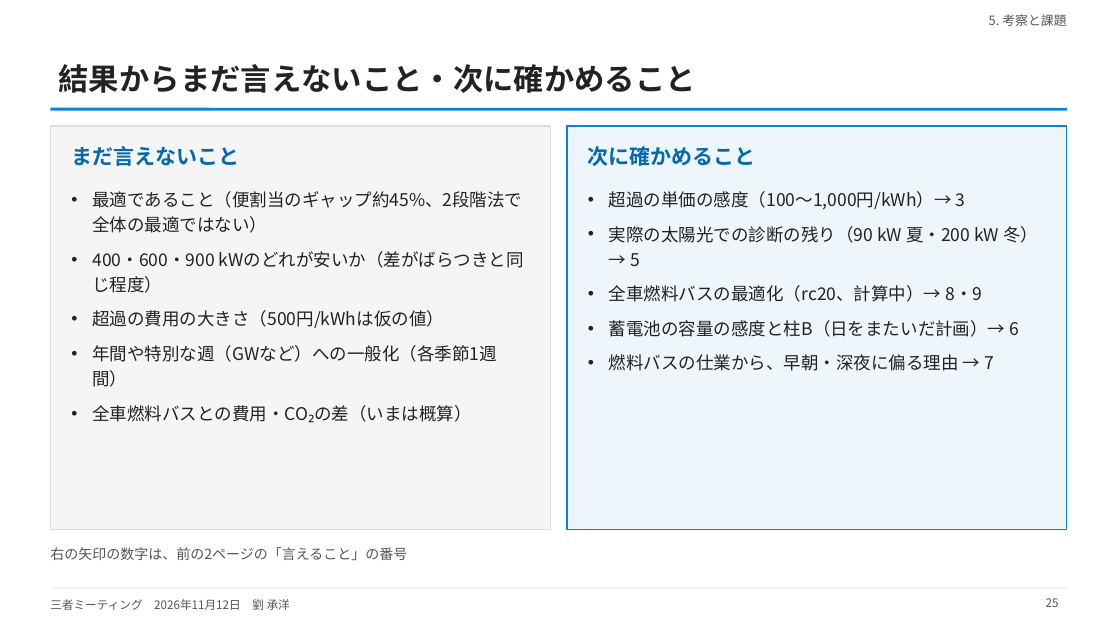
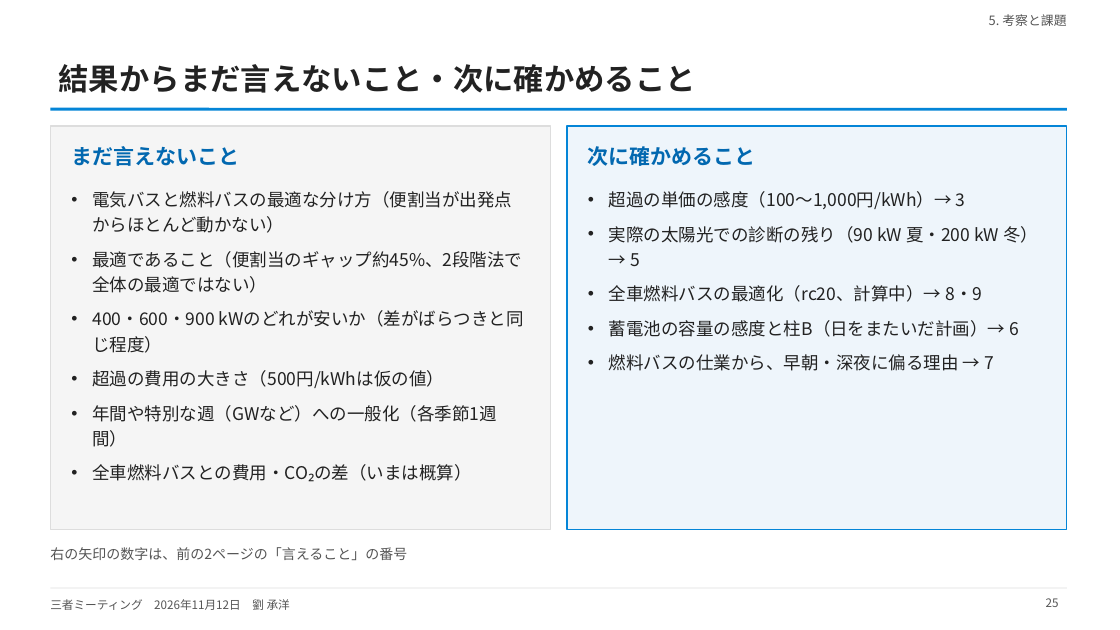
Before and after one commit to CYLIU2003/master-course, a slide deck: slide 25 of outcome/2026-11-12_three_party/three_party_20261112.pptx. Drawn at 1120x630 pixels with LibreOffice and Linux fonts; fonts in the diff are those of the drawing. Boxes give left, top, right and bottom in pixels: in the first picture for what was removed or moved away, otherwise in the second. Text is boxed around its words. In the diff, an @@ line names an element or a change of style, - is before the commit and + after.

```diff
--- a/outcome/2026-11-12_three_party/three_party_20261112.pptx
+++ b/outcome/2026-11-12_three_party/three_party_20261112.pptx
@@ text at (92,191,512,233): paragraph added @@
+• 電気バスと燃料バスの最適な分け方（便割当が出発点からほとんど動かない）
```
Also in this commit, not shown: 5 other slides changed, 2 slides added, 3 other files.
